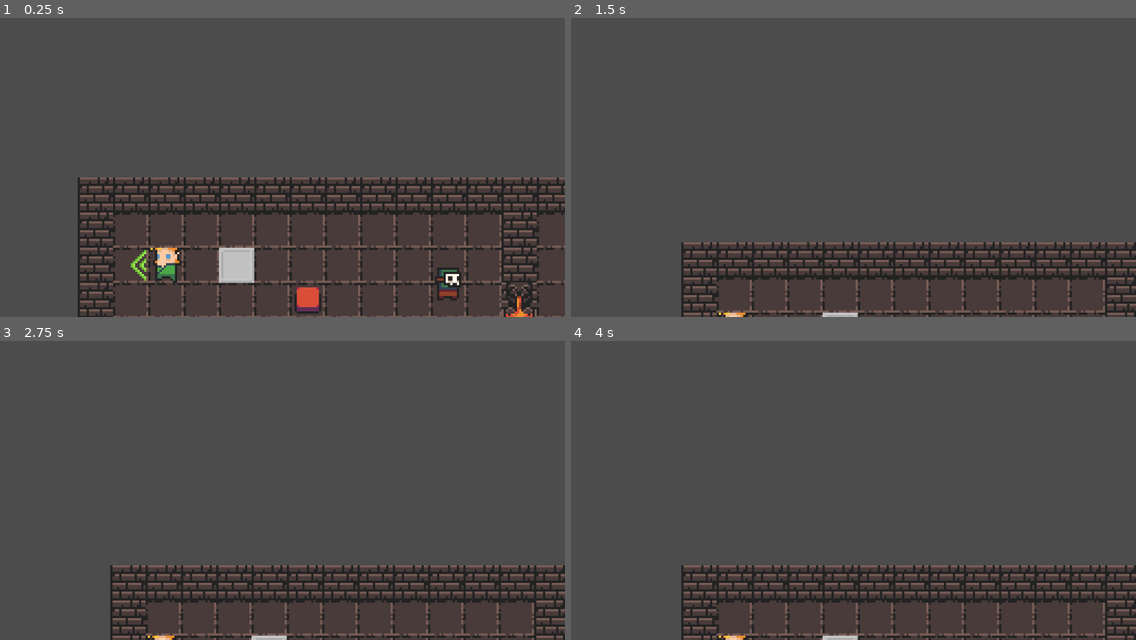
Above: before the commit, frames 1-4 (two rows, left to right).
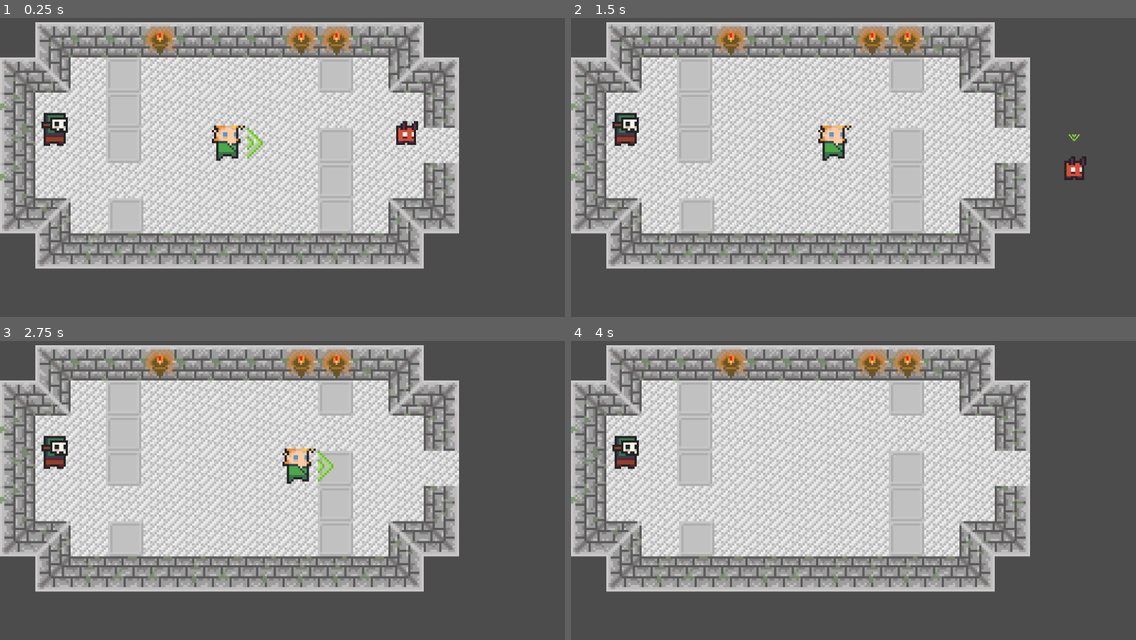
Above: after the commit, the same moments.

Repository: epicfarmer/gmtk2023
Game: Godot game, scene res://Level.tscn
Two runs of this game, one before a commit and one after it. Both use one fixed random seed, a clock stepped at 60 frames per second and the inputs below. Before the commit the project starts from res://test.tscn.
Inputs (mouse positions are in pixels of both pictures, inside the frame that each line leads up to):
- Up to frame 1 (0.25 s): no input
- Up to frame 2 (1.5 s): tap Enter at 0.5 s; move the mouse to (977, 134) at 0.52 s; hold Right (right) 0.53-1.28 s; click (977, 134) at 0.67 s; move the mouse to (740, 167) at 1.27 s; hold Down (down) from 1.28 s (still down)
- Up to frame 3 (2.75 s): move the mouse to (339, 403) at 2.02 s; release Down (down) at 2.03 s; hold Right (right) from 2.03 s (still down)
- Up to frame 4 (4 s): tap Space at 2.75 s; move the mouse to (825, 541) at 2.77 s; release Right (right) at 2.78 s; hold Up (up) 2.78-3.53 s; click (825, 541) at 2.92 s; move the mouse to (1023, 523) at 3.52 s; hold Left (left) from 3.53 s (still down)

The runs differ from the first frame. In frame 1, 68% of the frame differs, in the area x 0-100%, y 1-100%; in frame 2, 66%; in frame 3, 66%; in frame 4, 66%.

Commit message:
Adding first level and making it main scene

Diff:
--- /dev/null
+++ b/Level.tscn
@@ -0,0 +1,24 @@
+[gd_scene load_steps=5 format=2]
+
+[ext_resource path="res://Room1.tscn" type="PackedScene" id=1]
+[ext_resource path="res://hero.tscn" type="PackedScene" id=4]
+[ext_resource path="res://PlayerController.tscn" type="PackedScene" id=5]
+[ext_resource path="res://scripts/Camera.gd" type="Script" id=10]
+
+[node name="test scene" type="Node2D"]
+
+[node name="PlayerController" parent="." instance=ExtResource( 5 )]
+
+[node name="Camera" type="Camera2D" parent="PlayerController"]
+anchor_mode = 0
+smoothing_enabled = true
+script = ExtResource( 10 )
+
+[node name="RoomColliders" type="Node" parent="."]
+
+[node name="Room 1" parent="." instance=ExtResource( 1 )]
+
+[node name="hero" parent="." groups=["Heroes"] instance=ExtResource( 4 )]
+position = Vector2( 103, 71 )
+
+[connection signal="room_entered" from="hero" to="PlayerController/Camera" method="_on_hero_room_entered"]
--- a/Room1.tscn
+++ b/Room1.tscn
@@ -306,7 +306,7 @@
 [sub_resource type="RectangleShape2D" id=8]
 extents = Vector2( 85.5, 37.5 )
 
-[node name="Node2D" type="Node2D"]
+[node name="Room 1" type="Node2D"]
 
 [node name="TileMap" type="TileMap" parent="."]
 tile_set = SubResource( 7 )
@@ -316,7 +316,7 @@
 collision_layer = 3
 collision_mask = 3
 format = 1
-tile_data = PoolIntArray( 38, 22, 0, 39, 22, 0, 40, 22, 0, 4 …(1812 unchanged characters)…  0, 65542, 262155, 0, 65542, 262156, 0, 196615, 262166, 22, 0, 262205, 22, 0, 262206,  …(2635 unchanged characters)…
+tile_data = PoolIntArray( 38, 22, 0, 39, 22, 0, 40, 22, 0, 4 …(1812 unchanged characters)…  0, 65542, 262155, 0, 65542, 262156, 0, 65542, 262166, 22, 0, 262205, 22, 0, 262206,  …(2635 unchanged characters)…
 
 [node name="Monster" parent="." instance=ExtResource( 4 )]
 position = Vector2( 184, 72 )
@@ -350,7 +350,7 @@
 position = Vector2( 152, 40 )
 
 [node name="Pit3" parent="." instance=ExtResource( 3 )]
-position = Vector2( 57, 88 )
+position = Vector2( 56, 72 )
 
 [node name="Pit4" parent="." instance=ExtResource( 3 )]
 position = Vector2( 57, 104 )
@@ -359,7 +359,7 @@
 position = Vector2( 56, 56 )
 
 [node name="Pit6" parent="." instance=ExtResource( 3 )]
-position = Vector2( 152, 56 )
+position = Vector2( 152, 72 )
 
 [node name="Pit7" parent="." instance=ExtResource( 3 )]
 position = Vector2( 152, 104 )
--- a/project.godot
+++ b/project.godot
@@ -15,7 +15,7 @@
 [application]
 
 config/name="Gmtk 2023"
-run/main_scene="res://test.tscn"
+run/main_scene="res://Level.tscn"
 config/icon="res://icon.png"
 
 [display]
